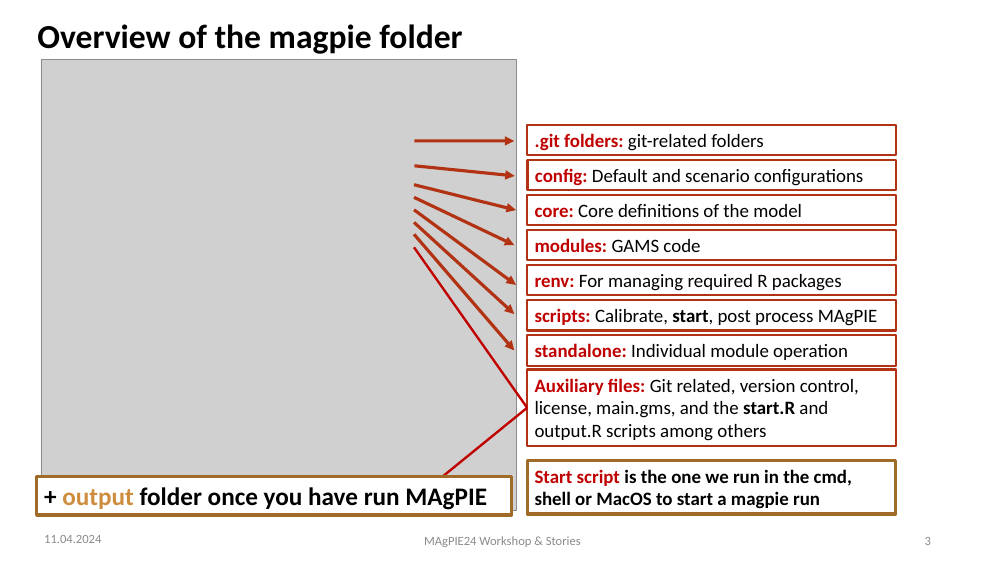
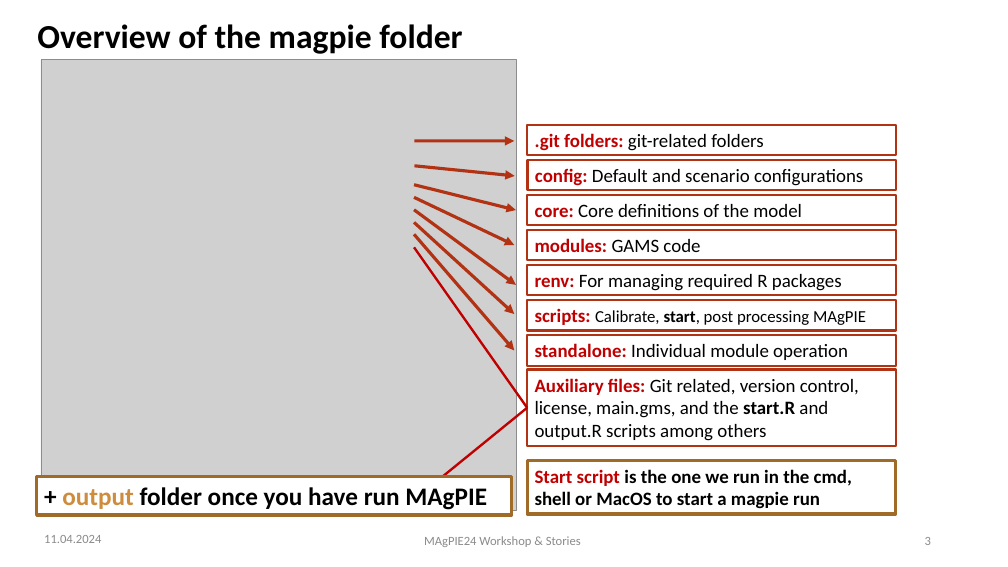
Before and after one commit to magpiemodel/magpiemodel.github.io, a slide deck: slide 3 of assets/slides/Starting a MAgPIE run.pptx. Drawn at 1008x567 pixels with LibreOffice and Linux fonts; fonts in the diff are those of the drawing; grey boxes stand for pictures; background and template pictures are left out. Boxes give left, top, right and bottom in pixels: in the first picture for what was removed or moved away, otherwise in the second. Text is boxed around its words. In the diff, an @@ line names an element or a change of style, - is before the commit and + after.

Commit message:
remove .lock error from start tutorial

```diff
--- a/assets/slides/Starting a MAgPIE run.pptx
+++ b/assets/slides/Starting a MAgPIE run.pptx
@@ text in rectangle at bbox=[535, 308, 866, 325]: text changed; size 18 to 16 pt @@
-scripts: Calibrate, start, post process MAgPIE
+scripts: Calibrate, start, post processing MAgPIE
```
Also in this commit, not shown: 4 other slides changed, 1 other file.
